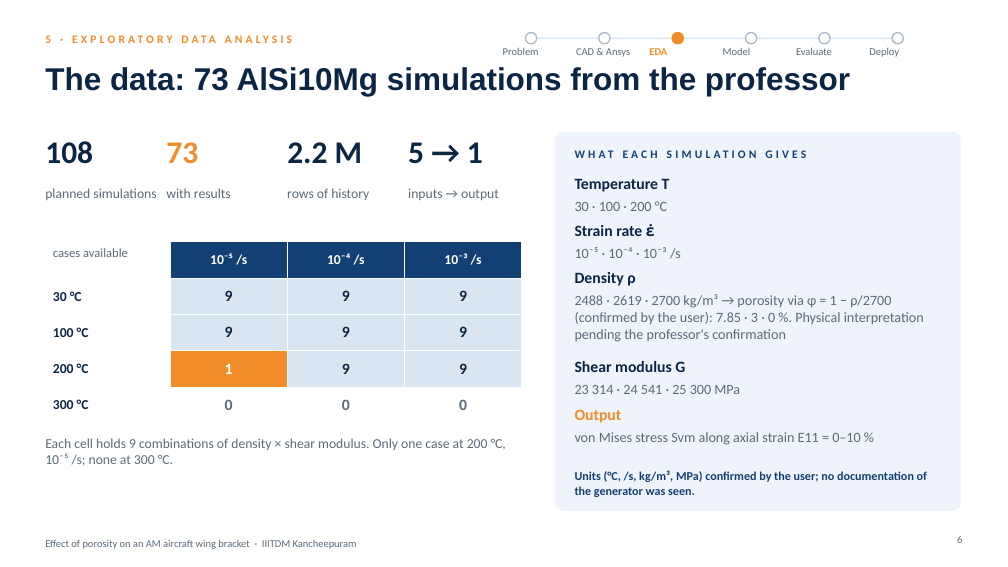
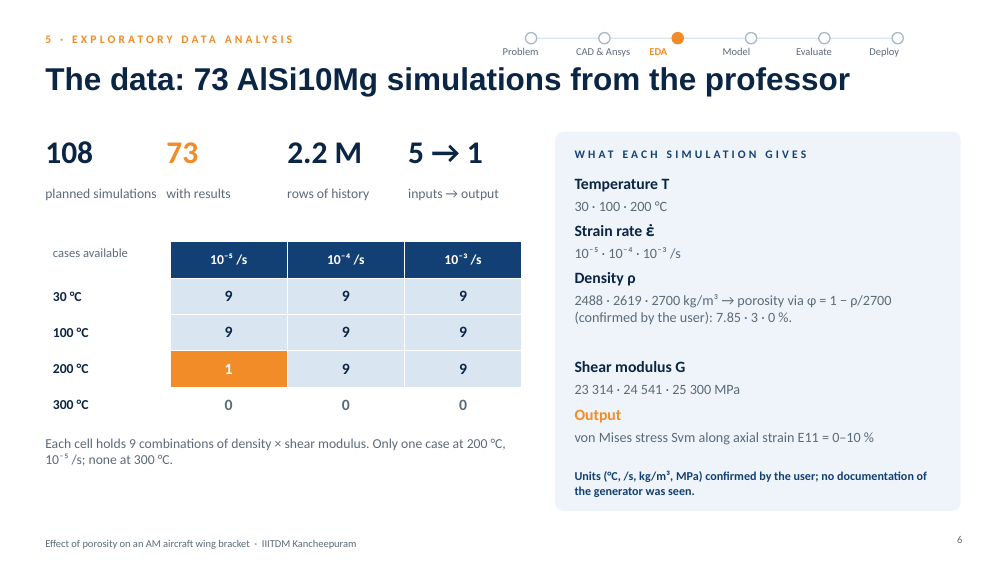
Before and after one commit to SaravananRamar06/MMM-ML, a slide deck: slide 6 of presentation/submission/Team8_Presentation_source.pptx. Drawn at 1008x567 pixels with LibreOffice and Linux fonts; fonts in the diff are those of the drawing. Boxes give left, top, right and bottom in pixels: in the first picture for what was removed or moved away, otherwise in the second. Text is boxed around its words. In the diff, an @@ line names an element or a change of style, - is before the commit and + after.

```diff
--- a/presentation/submission/Team8_Presentation_source.pptx
+++ b/presentation/submission/Team8_Presentation_source.pptx
@@ text at bbox=[575, 294, 891, 324]: text changed @@
-2488 · 2619 · 2700 kg/m³ → porosity via φ = 1 − ρ/2700 (confirmed by the user): 7.85 · 3 · 0 %. Physical interpretation pending the professor's confirmation
+2488 · 2619 · 2700 kg/m³ → porosity via φ = 1 − ρ/2700 (confirmed by the user): 7.85 · 3 · 0 %.
```
Also in this commit, not shown: 5 other slides changed, 4 other files.
